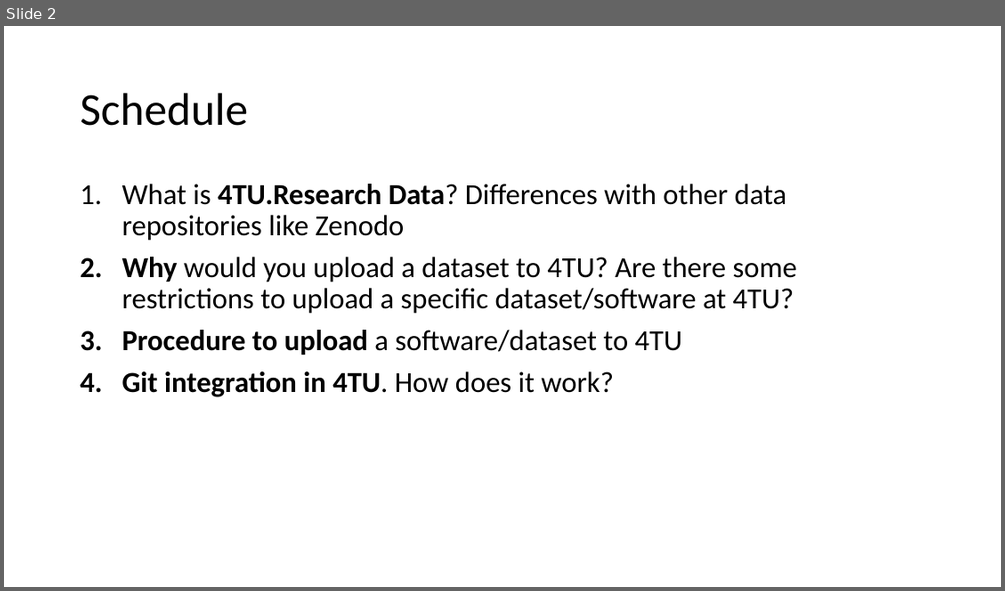
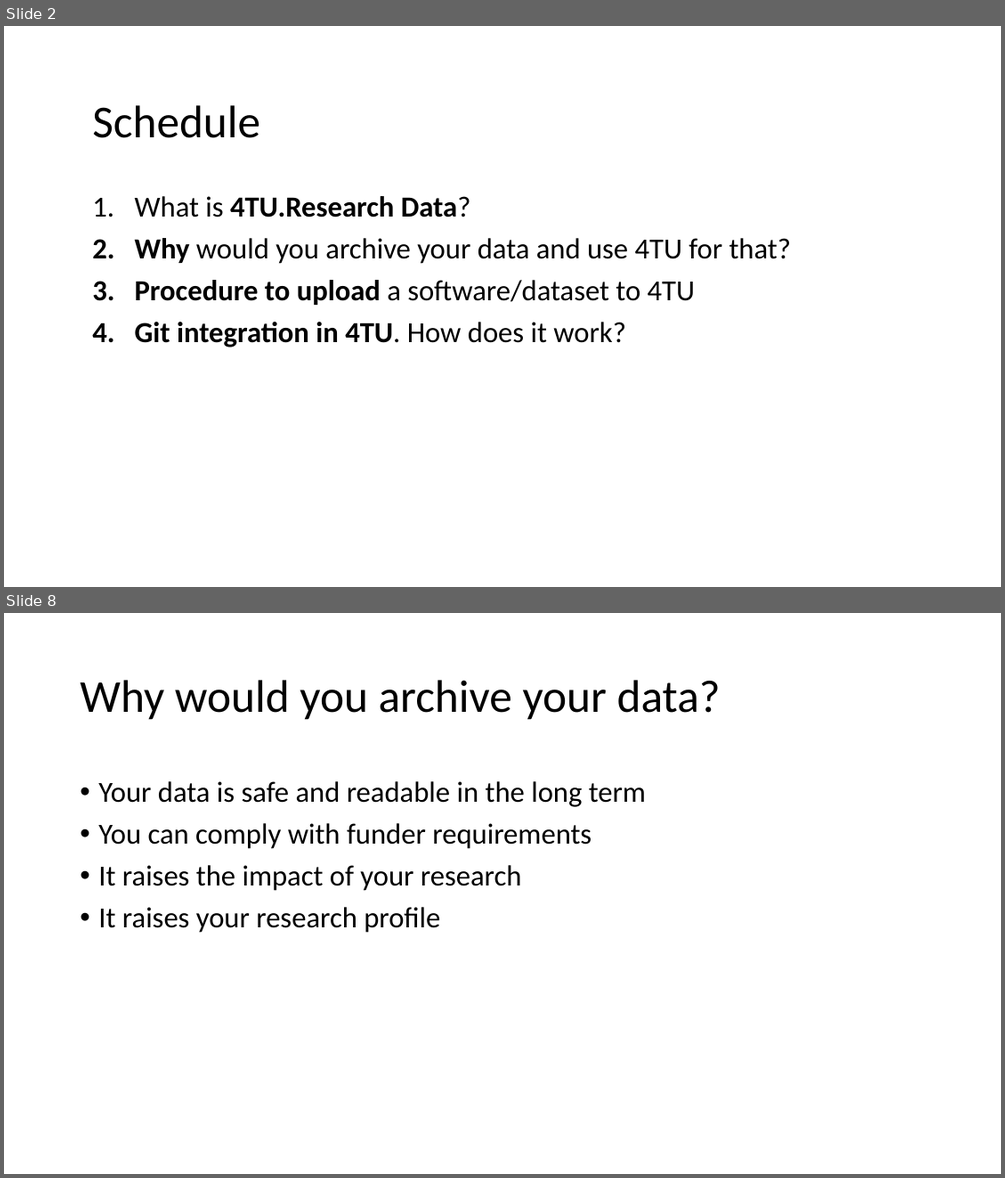
Before and after one commit to leilaicruz/Git4TUmembers_lesson, a slide deck: Get to know 4TU (day 2).pptx. Shown one above the other, each under a label of ours: slide 2 before the commit, slides 2 and 8 after it; the slides between them are not shown. The pictures are 1005x591 and 1005x1178 pixels, drawn with LibreOffice and Linux fonts; fonts in the diff are those of the drawing; background and template pictures are left out. Boxes give left, top, right and bottom in pixels: in the first picture for what was removed or moved away, otherwise in the second. Text is boxed around its words. In the diff, an @@ line names an element or a change of style, - is before the commit and + after.

```diff
--- a/Get to know 4TU (day 2).pptx
+++ b/Get to know 4TU (day 2).pptx
@@ slide 8 added at box(4, 613, 1001, 1174), background #FFFFFF @@
@@ title added at box(80, 680, 720, 720), 44 pt, text #000000 @@
+Why would you archive your data?
@@ text added at box(98, 781, 646, 933), 28 pt, text #000000 @@
+• Your data is safe and readable in the long term
+• You can comply with funder requirements
+• It raises the impact of your research
+• It raises your research profile
@@ slide 2 changed as well @@
@@ text "Schedule": place and size @@
-text "Schedule" at box(80, 93, 248, 126)
+text "Schedule" at box(92, 105, 260, 138)
@@ text "What is 4TU.Research Data?": place and size @@
-text "What is 4TU.Research Data?" at box(122, 184, 797, 397)
+text "What is 4TU.Research Data?" at box(135, 196, 791, 347)
@@ text at box(135, 196, 791, 264): text changed @@
-1. What is 4TU.Research Data? Differences with other data repositories like Zenodo
-2. Why would you upload a dataset to 4TU? Are there some restrictions to upload a specific dataset/software at 4TU?
+1. What is 4TU.Research Data?
+2. Why would you archive your data and use 4TU for that?
```
Also in this commit, not shown: 2 other slides changed, 15 other slides added, 2 slides removed, 19 other files.
